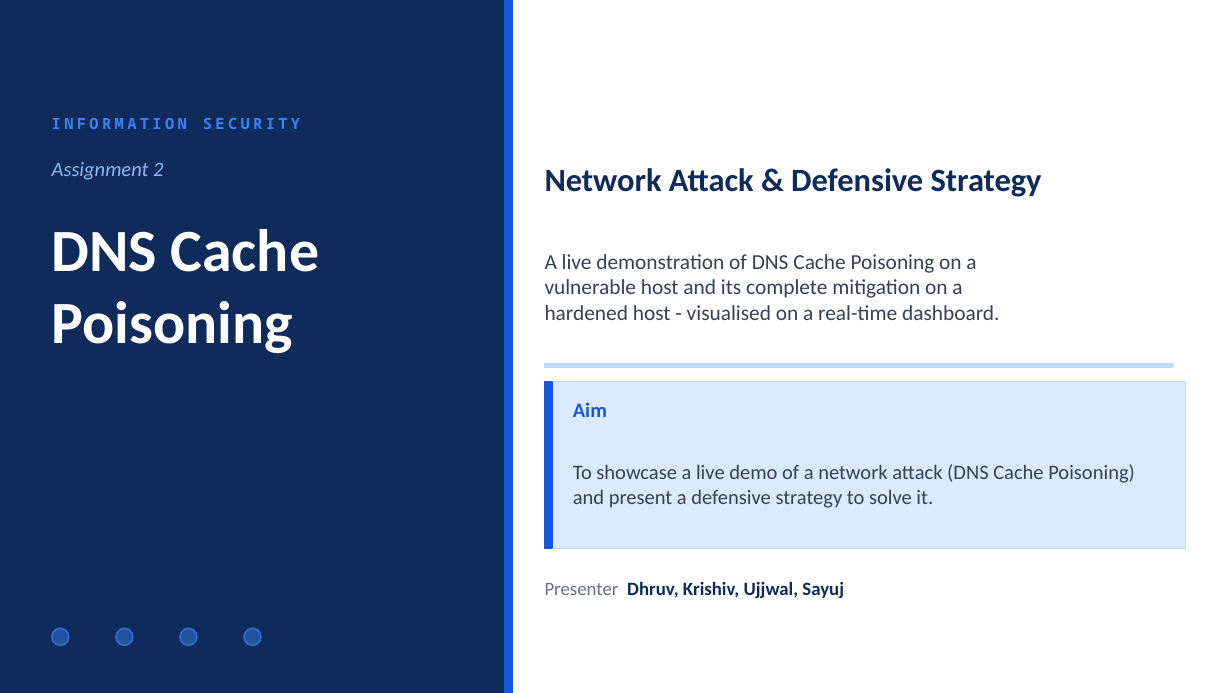
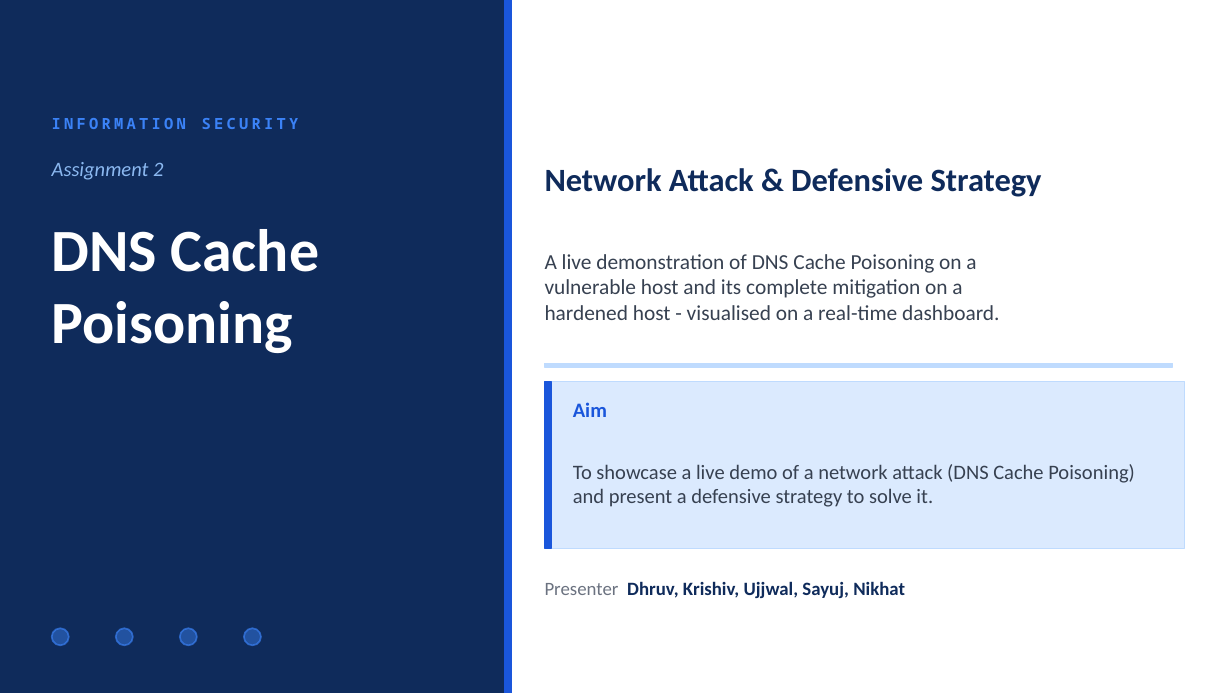
Before and after one commit to Dhruv2816/Infosec-DNS-Cache-Posioning, a slide deck: slide 1 of dns_cache_poisoning.pptx. Drawn at 1232x693 pixels with LibreOffice and Linux fonts; fonts in the diff are those of the drawing. Boxes give left, top, right and bottom in pixels: in the first picture for what was removed or moved away, otherwise in the second. Text is boxed around its words. In the diff, an @@ line names an element or a change of style, - is before the commit and + after.

```diff
--- a/dns_cache_poisoning.pptx
+++ b/dns_cache_poisoning.pptx
@@ text "INFORMATION SECURITY" at [52,118,299,129]: letter spacing 2 to 1.9 pt @@
@@ text at [545,581,905,598]: text changed @@
-Presenter Dhruv, Krishiv, Ujjwal, Sayuj
+Presenter Dhruv, Krishiv, Ujjwal, Sayuj, Nikhat
```
Also in this commit, not shown: 2 other slides changed, 1 other file.
